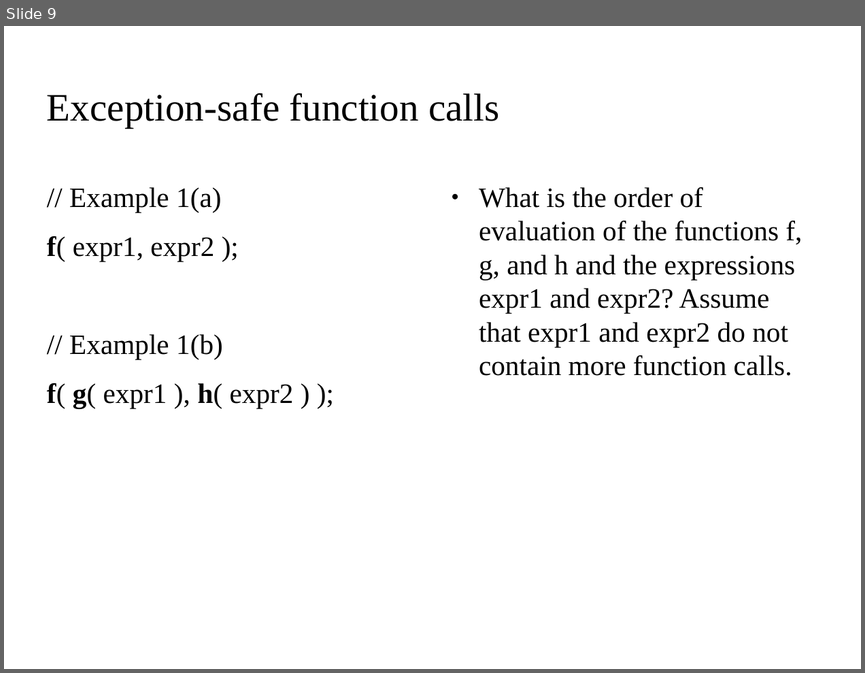
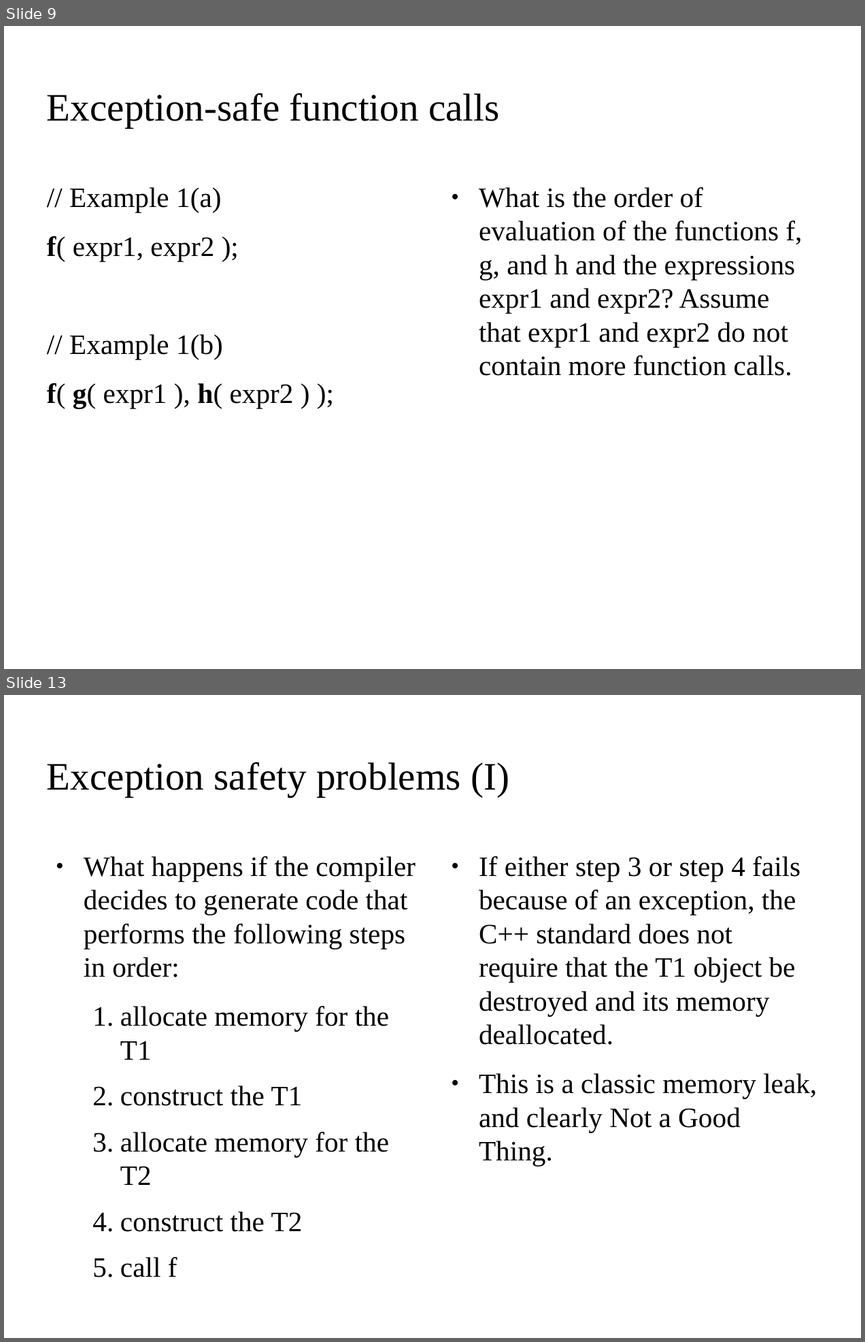
Before and after one commit to kks32/cpp-software-development, a slide deck: Ex10_Exception_Handling_II/Ex10_Exception_Handling_II.odp. Shown one above the other, each under a label of ours: slide 9 before the commit, slides 9 and 13 after it; the slides between them are not shown. The pictures are 865x673 and 865x1342 pixels, drawn with LibreOffice and Linux fonts; fonts in the diff are those of the drawing; background and template pictures are left out. Boxes give left, top, right and bottom in pixels: in the first picture for what was removed or moved away, otherwise in the second. Text is boxed around its words. In the diff, an @@ line names an element or a change of style, - is before the commit and + after.

Commit message:
Exception safe function calls

```diff
--- a/Ex10_Exception_Handling_II/Ex10_Exception_Handling_II.odp
+++ b/Ex10_Exception_Handling_II/Ex10_Exception_Handling_II.odp
@@ slide 13 added at (4, 695, 861, 1338), background picture (left out) @@
@@ title added at (47, 762, 509, 797), 36 pt, text #000000 @@
+Exception safety problems (I)
@@ text added at (84, 856, 415, 1232), 26 pt, text #000000 @@
+● What happens if the compiler decides to generate code that performs the following steps in order:
+  1. allocate memory for the T1
+  2. construct the T1
+  3. allocate memory for the T2
+  4. construct the T2
+  5. call f
@@ text added at (479, 856, 817, 1166), 26 pt, text #000000 @@
+● If either step 3 or step 4 fails because of an exception, the C++ standard does not require that the T1 object be destroyed and its memory deallocated.
+● This is a classic memory leak, and clearly Not a Good Thing.
```
Also in this commit, not shown: 4 other slides added, 1 other file.
